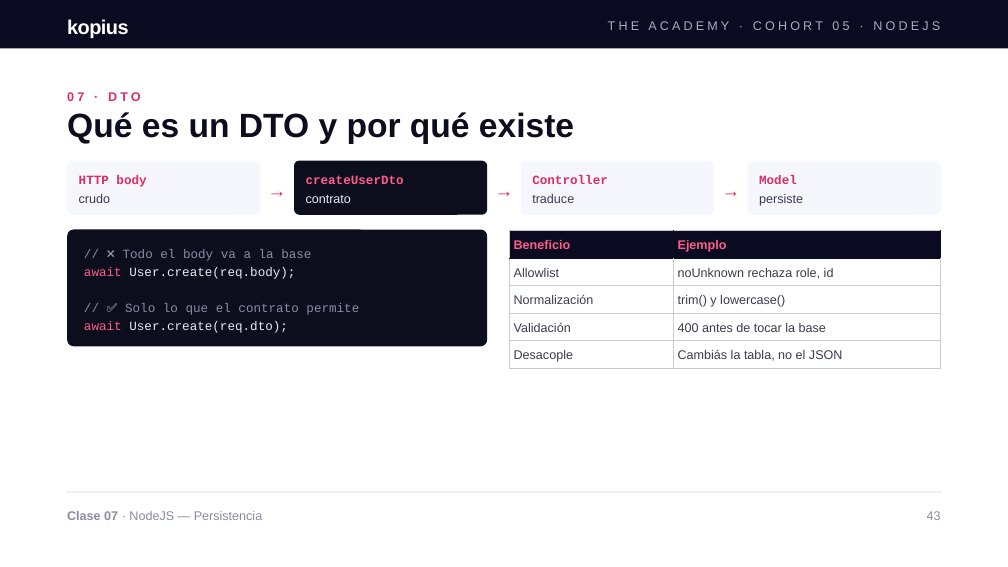
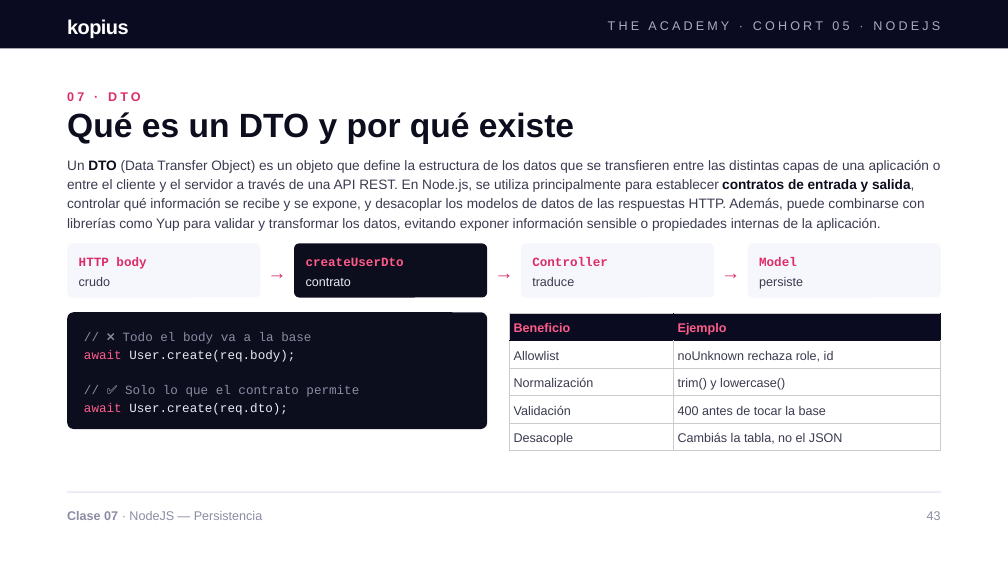
Before and after one commit to aduartekopiustech/node-fullstack-clase-07, a slide deck: slide 43 of docs/Clase_7_de_NodeJS.pptx. Drawn at 1008x567 pixels with LibreOffice and Linux fonts; fonts in the diff are those of the drawing. Boxes give left, top, right and bottom in pixels: in the first picture for what was removed or moved away, otherwise in the second. Text is boxed around its words. In the diff, an @@ line names an element or a change of style, - is before the commit and + after.

```diff
--- a/docs/Clase_7_de_NodeJS.pptx
+++ b/docs/Clase_7_de_NodeJS.pptx
@@ text added at (67, 160, 941, 231), 13 pt, text #3A3B50 @@
+Un DTO (Data Transfer Object) es un objeto que define la estructura de los datos que se transfieren entre las distintas capas de una aplicación o entre el cliente y el servidor a través de una API REST. En Node.js, se utiliza principalmente para establecer contratos de entrada y salida, controlar qué información se recibe y se expone, y desacoplar los modelos de datos de las respuestas HTTP. Además, puede combinarse con librerías como Yup para validar y transformar los datos, evitando exponer información sensible o propiedades internas de la aplicación.
@@ 7 texts, 1 rounded rectangle, 1 table: place and size @@
-7 texts, 1 rounded rectangle, 1 table at (67, 175, 941, 368)
+7 texts, 1 rounded rectangle, 1 table at (67, 257, 941, 451)
@@ 4 texts, 4 rounded rectangles: place and size @@
-4 texts, 4 rounded rectangles at (67, 160, 941, 215)
+4 texts, 4 rounded rectangles at (67, 243, 941, 298)
```
Also in this commit, not shown: 16 other slides changed, 6 slides added, 1 slide removed.
